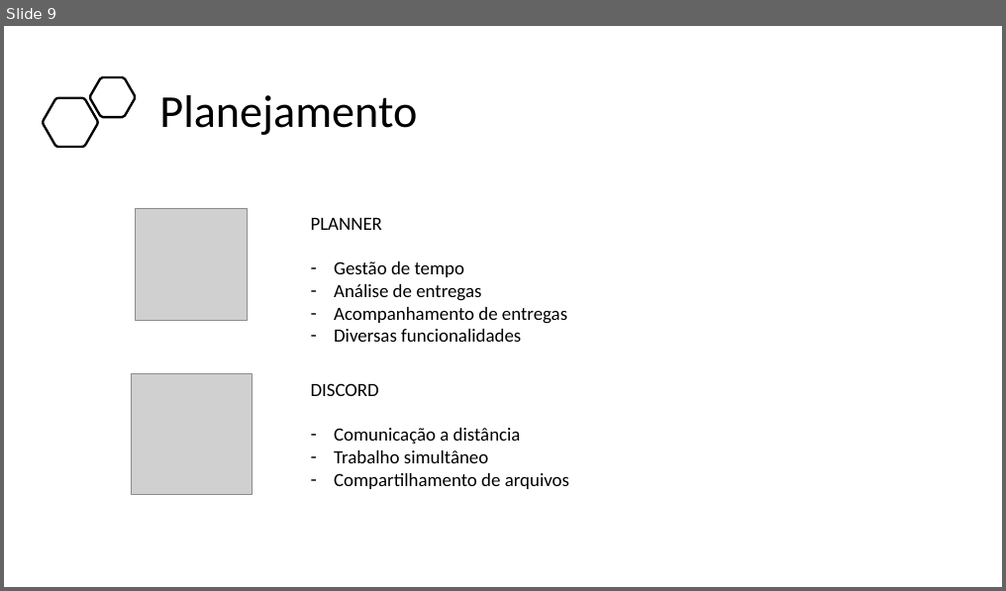
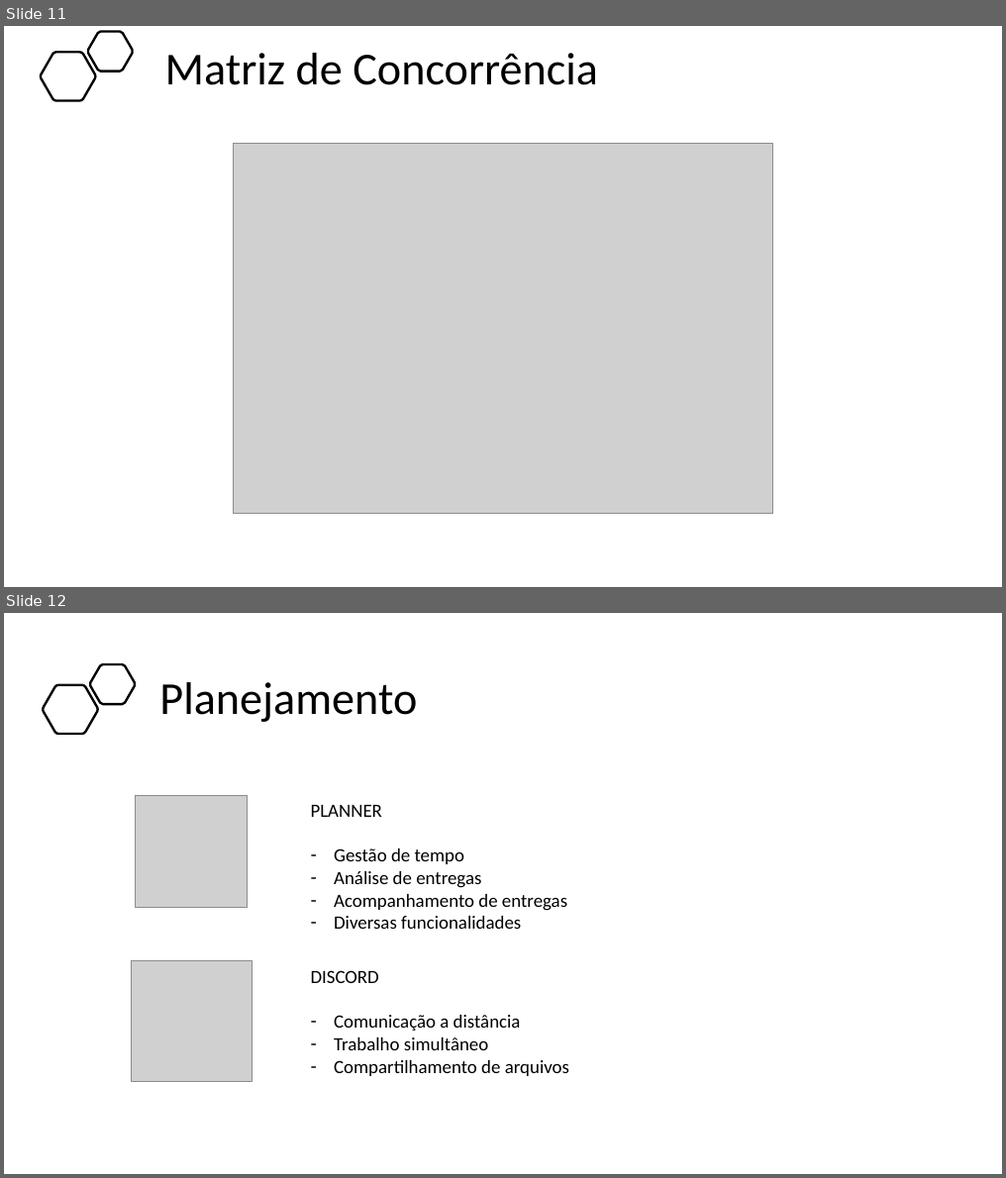
Before and after one commit to BandTec/project-hunter, a slide deck: Documentação/Apresentação - Sprint 1 - 4 sem.pptx. Shown one above the other, each under a label of ours: slide 9 before the commit, slides 11 and 12 after it. The pictures are 1006x591 and 1006x1178 pixels, drawn with LibreOffice and Linux fonts; fonts in the diff are those of the drawing; grey boxes stand for pictures. Boxes give left, top, right and bottom in pixels: in the first picture for what was removed or moved away, otherwise in the second. Text is boxed around its words. In the diff, an @@ line names an element or a change of style, - is before the commit and + after.

```diff
--- a/Documentação/Apresentação - Sprint 1 - 4 sem.pptx
+++ b/Documentação/Apresentação - Sprint 1 - 4 sem.pptx
@@ slide 11 added at bbox=[4, 26, 1002, 587], background #FFFFFF @@
@@ freeform shape added at bbox=[41, 52, 96, 101], outline #000000 2.25 pt @@
@@ freeform shape added at bbox=[88, 31, 133, 71], outline #000000 2.25 pt @@
@@ title added at bbox=[165, 53, 598, 85], 44 pt, text #000000 @@
+Matriz de Concorrência
@@ picture added at bbox=[233, 143, 773, 513] @@
@@ what was slide 9 is now slide 12 @@
```
Also in this commit, not shown: 2 other slides added, 4 other files.
